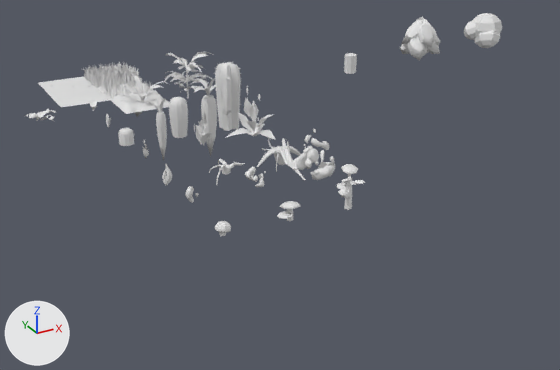
The Blender file scenes/scene-editor.blend, before and after one commit.
Camera for both pictures: a camera (50 mm lens) standing at (-3.79, -14.45, 4.76) and looking at (2.6, -2.84, -1.04). Every picture has the same lights, and +X, +Y and +Z are marked at lower left.

In view in the first picture: 'cactus2', 'cactus3', 'carrot3', 'fireflower3', 'path.014', 'shortgrass', 'soil', 'tallgrass', 'tree_1.006', 'tree_2.004', 'unoccupied.010', 'waterflower3'.
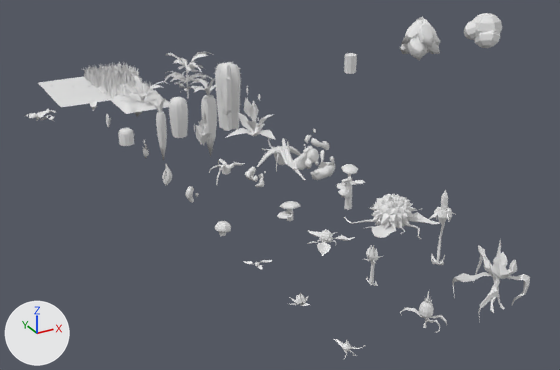
Pixel boxes (x1, y1, x2, y2) of what changed, in the pictures (560 x 370 px):
'burstpod3', added: after (344, 194, 440, 239)
'skitterplant3', added: after (452, 240, 530, 323)
'beaconflower3', added: after (429, 190, 456, 265)
'skitterplant2', added: after (400, 291, 447, 333)
'burstpod2', added: after (307, 229, 355, 256)
'beaconflower2', added: after (365, 245, 382, 286)
'skitterplant1', added: after (334, 339, 366, 360)
'beaconflower1', added: after (289, 293, 310, 306)
'burstpod1', added: after (243, 260, 272, 270)

Diff of the bpy script that builds the scene:
```diff
--- a/scenes/scene-editor.blend.py
+++ b/scenes/scene-editor.blend.py
@@ me_cube_012 @@
+me_cube_012.from_pydata(...)  # 240 vertices, 293 faces; spans x -0.441..0.285, y -0.297..0.503, z -0.091..0.807
@@ me_cube_010 @@
+me_cube_010.from_pydata(...)  # 196 vertices, 232 faces, 1 loose edge; spans x -0.163..0.225, y -0.239..0.248, z -0.018..0.464
@@ me_sphere @@
+me_sphere.from_pydata(...)  # 104 vertices, 120 faces; spans x -0.127..0.209, y -0.13..0.221, z 0.005..0.147
@@ me_cube_007 @@
+me_cube_007.from_pydata(...)  # 276 vertices, 380 faces; spans x -0.202..0.154, y -0.174..0.149, z 0.0..1.011
@@ me_cube_001 @@
+me_cube_001.from_pydata(...)  # 137 vertices, 218 faces; spans x -0.133..0.124, y -0.125..0.118, z 0.0..0.516
@@ me_cube_003 @@
+me_cube_003.from_pydata(...)  # 78 vertices, 116 faces, 2 loose edges; spans x -0.144..0.148, y -0.147..0.13, z 0.025..0.162
@@ me_cube_004 @@
+me_cube_004.from_pydata(...)  # 469 vertices, 705 faces, 3 loose edges; spans x -0.516..0.594, y -0.604..0.667, z 0.08..0.542
@@ me_cube_002 @@
+me_cube_002.from_pydata(...)  # 272 vertices, 429 faces, 1 loose edge; spans x -0.272..0.348, y -0.32..0.39, z 0.087..0.256
@@ me_cube @@
+me_cube.from_pydata(...)  # 145 vertices, 214 faces, 1 loose edge; spans x -0.13..0.22, y -0.148..0.137, z 0.017..0.074
@@ ob_skitterplant3 @@
+ob_skitterplant3 = bpy.data.objects.new('skitterplant3', me_cube_012)
+ob_skitterplant3.location = (2.0, -9.0, 0.0)
@@ ob_skitterplant2 @@
+ob_skitterplant2 = bpy.data.objects.new('skitterplant2', me_cube_010)
+ob_skitterplant2.location = (1.0, -9.0, 0.0)
@@ ob_skitterplant1 @@
+ob_skitterplant1 = bpy.data.objects.new('skitterplant1', me_sphere)
+ob_skitterplant1.location = (0.0, -9.0, 0.0)
@@ ob_beaconflower3 @@
+ob_beaconflower3 = bpy.data.objects.new('beaconflower3', me_cube_007)
+ob_beaconflower3.location = (2.0, -8.0, 0.0)
@@ ob_beaconflower2 @@
+ob_beaconflower2 = bpy.data.objects.new('beaconflower2', me_cube_001)
+ob_beaconflower2.location = (1.0, -8.0, 0.0)
@@ ob_beaconflower1 @@
+ob_beaconflower1 = bpy.data.objects.new('beaconflower1', me_cube_003)
+ob_beaconflower1.location = (0.0, -8.0, 0.0)
@@ ob_burstpod3 @@
+ob_burstpod3 = bpy.data.objects.new('burstpod3', me_cube_004)
+ob_burstpod3.location = (2.0, -7.0, 0.0)
@@ ob_burstpod2 @@
+ob_burstpod2 = bpy.data.objects.new('burstpod2', me_cube_002)
+ob_burstpod2.location = (1.0, -7.0, 0.0)
@@ ob_burstpod1 @@
+ob_burstpod1 = bpy.data.objects.new('burstpod1', me_cube)
+ob_burstpod1.location = (0.0, -7.0, 0.0)
```
